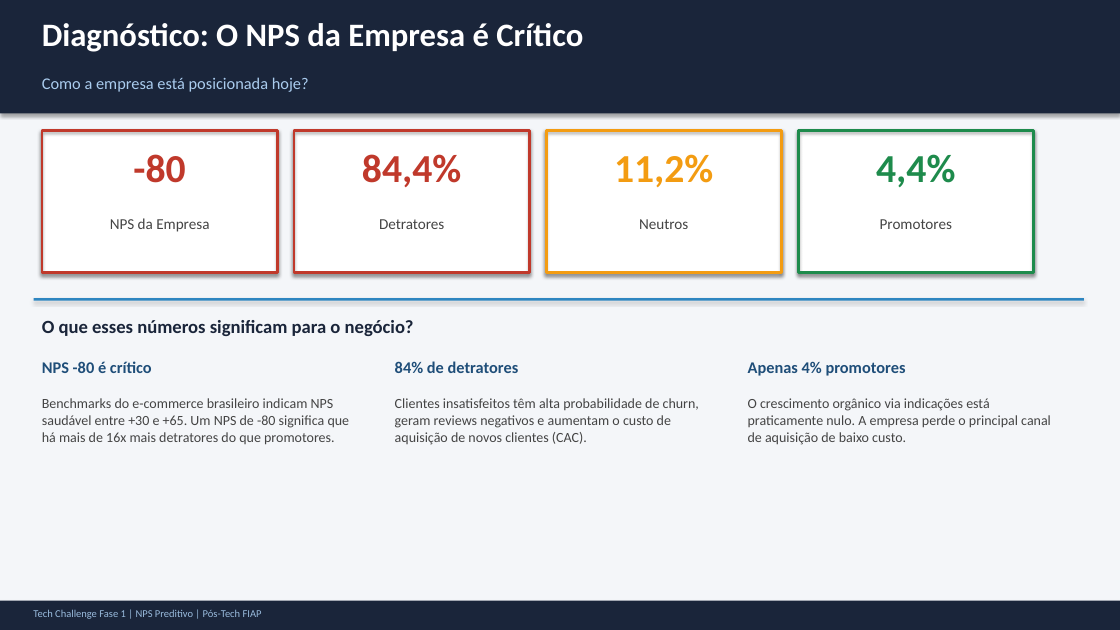
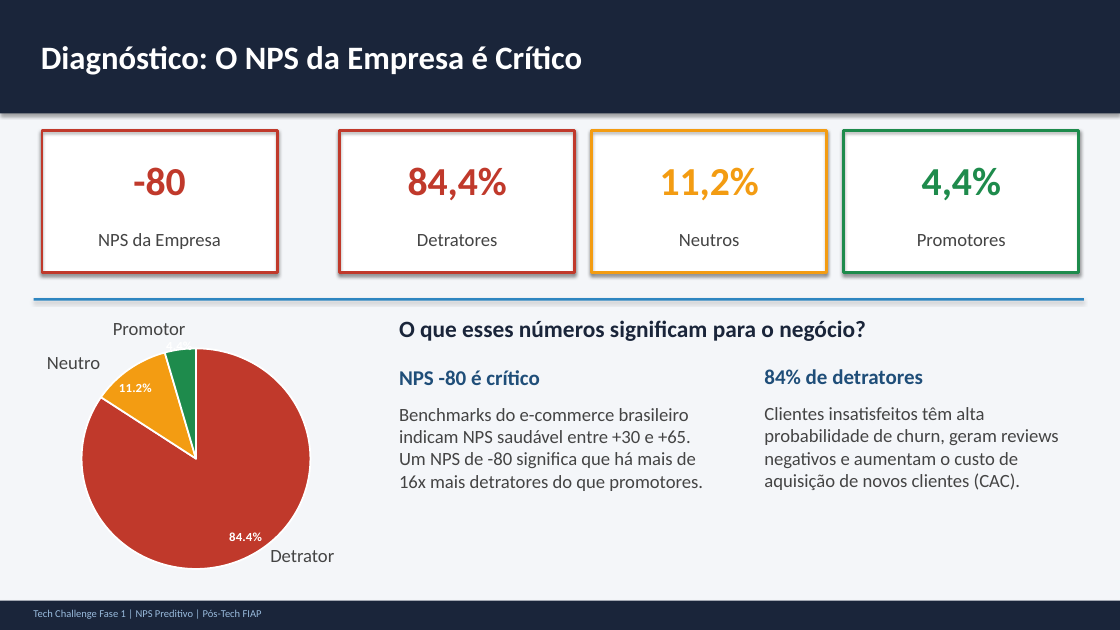
Before and after one commit to Fe-Biaggio/TechChallenge_1, a slide deck: slide 4 of reports/presentation/NPS_Preditivo_Apresentacao.pptx. Drawn at 1120x630 pixels with LibreOffice and Linux fonts; fonts in the diff are those of the drawing. Boxes give left, top, right and bottom in pixels: in the first picture for what was removed or moved away, otherwise in the second. Text is boxed around its words. In the diff, an @@ line names an element or a change of style, - is before the commit and + after.

```diff
--- a/reports/presentation/NPS_Preditivo_Apresentacao.pptx
+++ b/reports/presentation/NPS_Preditivo_Apresentacao.pptx
@@ text "Diagnóstico: O NPS da Empresa ...": place and size @@
-text "Diagnóstico: O NPS da Empresa ..." at box(42, 23, 583, 52)
+text "Diagnóstico: O NPS da Empresa ..." at box(41, 46, 582, 75)
@@ text removed at box(42, 77, 309, 92) @@
-Como a empresa está posicionada hoje?
@@ 6 rectangles: place and size @@
-6 rectangles at box(294, 130, 1033, 273)
+6 rectangles at box(339, 130, 1079, 273)
@@ text "-80": place and size @@
-text "-80" at box(133, 154, 185, 183)
+text "-80" at box(133, 167, 185, 196)
@@ 3 texts: place and size @@
-3 texts at box(362, 154, 955, 187)
+3 texts at box(408, 167, 1001, 200)
@@ text "NPS da Empresa": place and size @@
-text "NPS da Empresa" at box(110, 218, 209, 232)
+text "NPS da Empresa" at box(98, 233, 220, 249)
@@ text "Detratores": place and size @@
-text "Detratores" at box(379, 219, 444, 229)
+text "Detratores" at box(417, 234, 497, 246)
@@ text "Neutros": place and size @@
-text "Neutros" at box(639, 219, 688, 229)
+text "Neutros" at box(679, 234, 740, 246)
@@ size 13 to 16 pt in 4 elements at box(98, 233, 220, 249), box(417, 234, 497, 246), box(679, 234, 740, 246), box(917, 234, 1006, 246) @@
@@ text "Promotores": place and size @@
-text "Promotores" at box(880, 219, 952, 229)
+text "Promotores" at box(917, 234, 1006, 246)
@@ pie chart added at box(0, 329, 443, 580) @@
+categories: 1, 2, 3
+Series 1: 0.844, 0.112, 0.044
@@ text added at box(113, 323, 186, 335), 16 pt, text #444444 @@
+Promotor
@@ text "O que esses números significam ...": place and size @@
-text "O que esses números significam ..." at box(42, 320, 414, 336)
+text "O que esses números significam ..." at box(399, 320, 866, 341)
@@ text "O que esses números significam ..." at box(399, 320, 866, 341): size 16 to 20 pt @@
@@ text added at box(47, 357, 100, 369), 16 pt, text #444444 @@
+Neutro
@@ text "NPS -80 é crítico": place and size @@
-text "NPS -80 é crítico" at box(42, 361, 152, 373)
+text "NPS -80 é crítico" at box(399, 370, 540, 385)
@@ text "NPS -80 é crítico" at box(399, 370, 540, 385): size 14 to 18 pt @@
@@ text removed at box(748, 361, 906, 376) @@
-Apenas 4% promotores
@@ text "84% de detratores" at box(764, 369, 923, 384): size 14 to 18 pt @@
@@ text "84% de detratores": place and size @@
-text "84% de detratores" at box(395, 361, 519, 373)
+text "84% de detratores" at box(764, 369, 923, 384)
@@ text "Benchmarks do e-commerce brasileiro indicam ...": place and size @@
-text "Benchmarks do e-commerce brasileiro indicam ..." at box(42, 398, 350, 445)
+text "Benchmarks do e-commerce brasileiro indicam ..." at box(399, 408, 703, 491)
@@ text "Benchmarks do e-commerce brasileiro indicam ..." at box(399, 408, 703, 491): size 12 to 16 pt @@
@@ text removed at box(748, 398, 1051, 445) @@
-O crescimento orgânico via indicações está praticamente nulo. A empresa perde o principal canal de aquisição de baixo custo.
@@ text "Clientes insatisfeitos têm alta probabilidade ..." at box(764, 407, 1059, 490): size 12 to 16 pt @@
@@ text "Clientes insatisfeitos têm alta probabilidade ...": place and size @@
-text "Clientes insatisfeitos têm alta probabilidade ..." at box(395, 398, 699, 445)
+text "Clientes insatisfeitos têm alta probabilidade ..." at box(764, 407, 1059, 490)
@@ text added at box(270, 550, 334, 562), 16 pt, text #444444 @@
+Detrator
```
Also in this commit, not shown: 8 other slides changed, 4 slides added, 2 slides removed, 2 other files.
